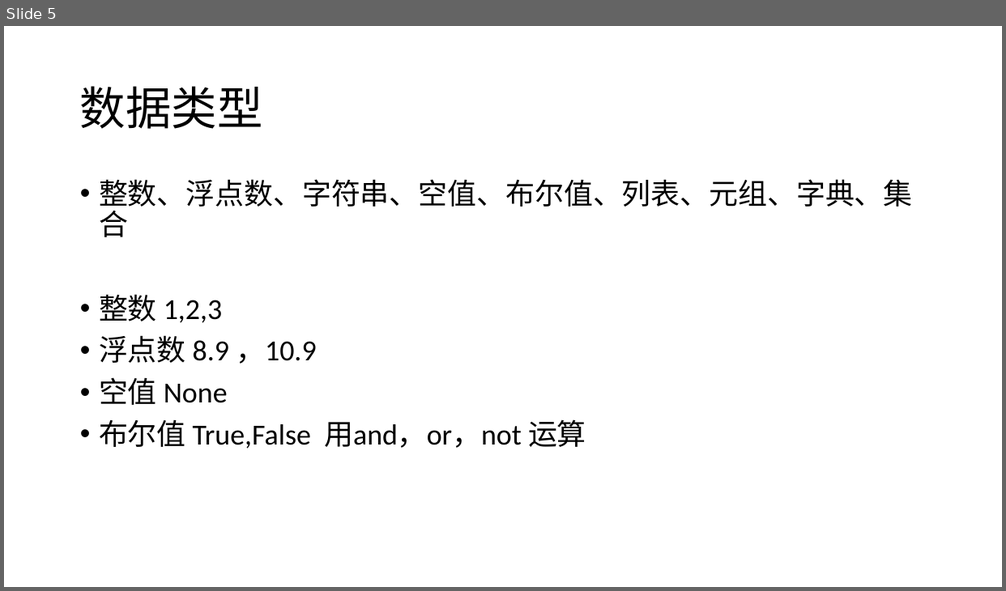
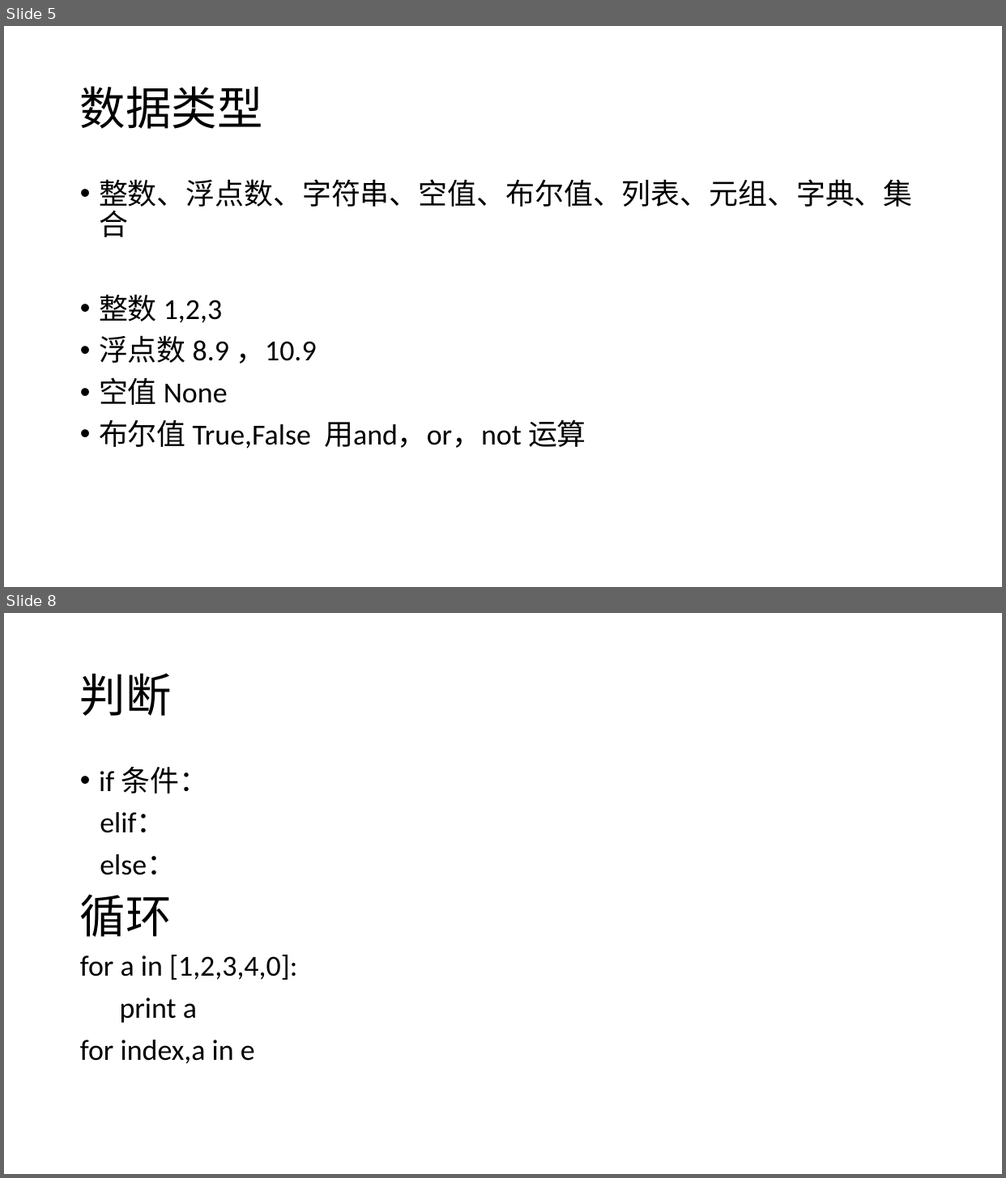
Before and after one commit to zyfjfj/pythonLearn, a slide deck: 基础知识.pptx. Shown one above the other, each under a label of ours: slide 5 before the commit, slides 5 and 8 after it; the slides between them are not shown. The pictures are 1006x591 and 1006x1178 pixels, drawn with LibreOffice and Linux fonts; fonts in the diff are those of the drawing. Boxes give left, top, right and bottom in pixels: in the first picture for what was removed or moved away, otherwise in the second. Text is boxed around its words. In the diff, an @@ line names an element or a change of style, - is before the commit and + after.

```diff
--- a/基础知识.pptx
+++ b/基础知识.pptx
@@ slide 8 added at bbox=[4, 613, 1002, 1174], background #FFFFFF @@
@@ title added at bbox=[80, 673, 172, 716], 44 pt, text #000000 @@
+判断
@@ text added at bbox=[99, 767, 208, 875], 28 pt, text #000000 @@
+• if 条件：
+elif：
+else：
@@ text added at bbox=[80, 894, 172, 937], 44 pt, text #000000 @@
+循环
@@ text added at bbox=[80, 955, 297, 1064], 28 pt, text #000000 @@
+for a in [1,2,3,4,0]:
+print a
+for index,a in e
```
Also in this commit, not shown: 1 slide changed, 1 other slide added.
